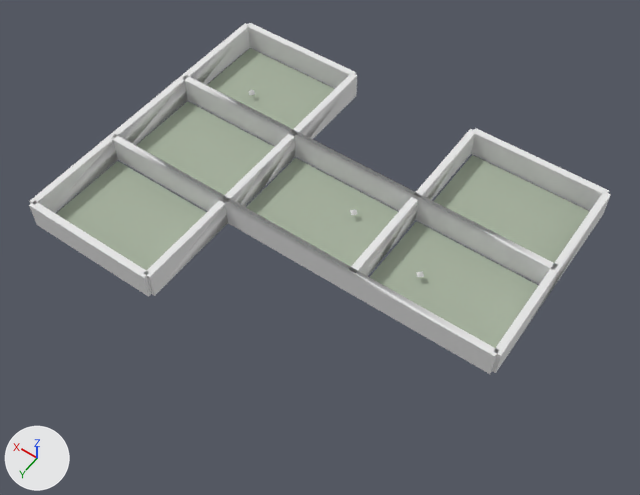
Before and after pictures for a commit that changed the OBJ model Project/crimson-fall/assets/models/layout_main.obj.
Both versions are drawn from a 50 mm camera at (-8.6, 23.9, 54.7) aimed at (16.6, -11.4, -0.8). Every picture has the same lights, and +X, +Y and +Z are marked at lower left. The older version comes first. Where no turn or scale is listed for an object, it has been applied to the vertices. Vertices at exactly the same position are counted once.

Objects in the first picture: 'layout_main'.
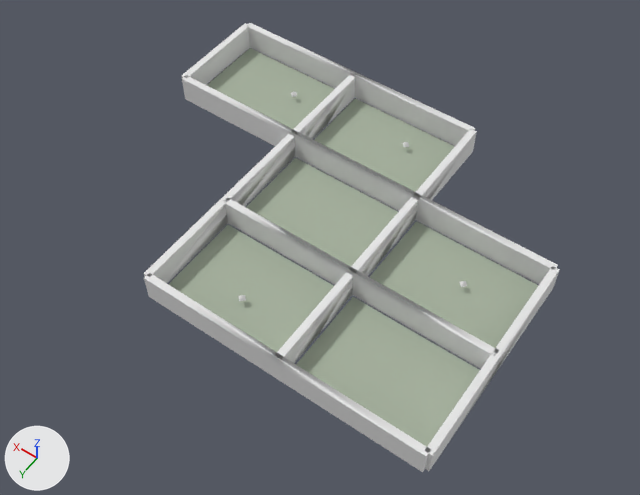
Location of each change, (x1, y1, x2, y2) in pixels of the pictures (640 x 495 px; the box of a moved part takes in the faces that stretch with it):
'layout_main', reshaped (28% narrower, 28% taller)
    before: (29, 23, 611, 374)
    after: (144, 23, 560, 472)
part 1 of me_layout_main, moved or reshaped
    before: (434, 155, 590, 263)
    after: (296, 297, 480, 447)
part 2 of me_layout_main, moved or reshaped
    before: (56, 161, 207, 270)
    after: (169, 225, 334, 352)
part 3 of me_layout_main, moved or reshaped
    before: (136, 101, 274, 195)
    after: (314, 99, 455, 192)
part 4 of me_layout_main, moved or reshaped
    before: (416, 271, 424, 277)
    after: (460, 281, 467, 287)
part 5 of me_layout_main, moved or reshaped
    before: (350, 210, 357, 215)
    after: (239, 295, 246, 301)
part 6 of me_layout_main, moved or reshaped
    before: (249, 90, 255, 95)
    after: (403, 142, 409, 148)
part 7 of me_layout_main, moved or reshaped
    before: (29, 73, 611, 374)
    after: (144, 72, 557, 472)

The change in detail:
me_layout_main is used by ob_layout_main; location (0.0, 0.0, 0.0).
me_layout_main had 198 vertices, 354 faces and spanned x -0.3..36.3, y -27.3..0.3, z 0.0..2.4.
me_layout_main now has 200 vertices, 360 faces and spans x -0.3..36.3, y -27.3..0.3, z 0.0..2.4.
me_layout_main part 1: the loose piece of 8 vertices spanning x 0.5..11.5, y -26.5..-18.5, z 0.0..0.2 is moved by (0.0, 18.0, 0.0).
me_layout_main part 2: the loose piece of 8 vertices spanning x 24.5..35.5, y -8.5..-0.5, z 0.0..0.2 is moved by (-12.0, 0.0, 0.0).
me_layout_main part 3: the loose piece of 8 vertices spanning x 24.5..35.5, y -17.5..-9.5, z 0.0..0.2 is moved by (-12.0, -9.0, 0.0).
me_layout_main part 4: the loose piece of 6 vertices spanning x 7.9..8.6, y -13.1..-12.4, z 0.5..1.2 is moved by (-3.1, -1.1, 0.0).
me_layout_main part 5: the loose piece of 6 vertices spanning x 15.4..16.1, y -15.2..-14.6, z 0.5..1.2 is moved by (2.1, 11.6, 0.0).
me_layout_main part 6: the loose piece of 6 vertices spanning x 30.7..31.4, y -21.5..-20.8, z 0.5..1.2 is moved by (-14.6, -2.5, 0.0).
Part 7, on me_layout_main:
40 vertices are removed from x -0.3..36.3, y -27.3..0.3, z 0.0..2.4.
170 faces are deleted.
16 vertices are added at x -0.3..12.3, y -0.3..0.3, z 0.0..2.4.
12 new vertices lie (6.0, 0.0, 0.0) away from vertices in x 0.0..12.0, y -18.3..-8.7, z 0.0..2.4.
8 new vertices lie (0.0, 4.5, 0.0) away from vertices in x 11.7..24.3, y -27.0..-9.0, z 0.0..2.4.
72 new faces join them, mat_structure (white #e7e7e7).
96 new faces join them, mat_accent (white #e7e7e7).
Other edits to the shape of me_layout_main do not show in these pictures.
